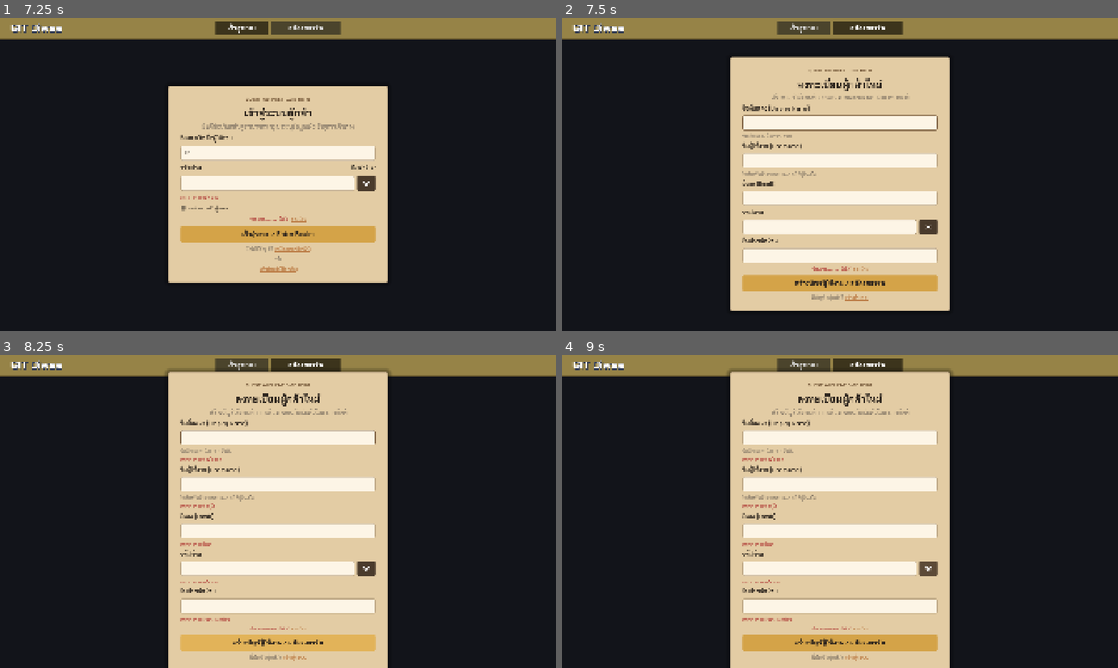
Above: before the commit, frames 1-4 (two rows, left to right).
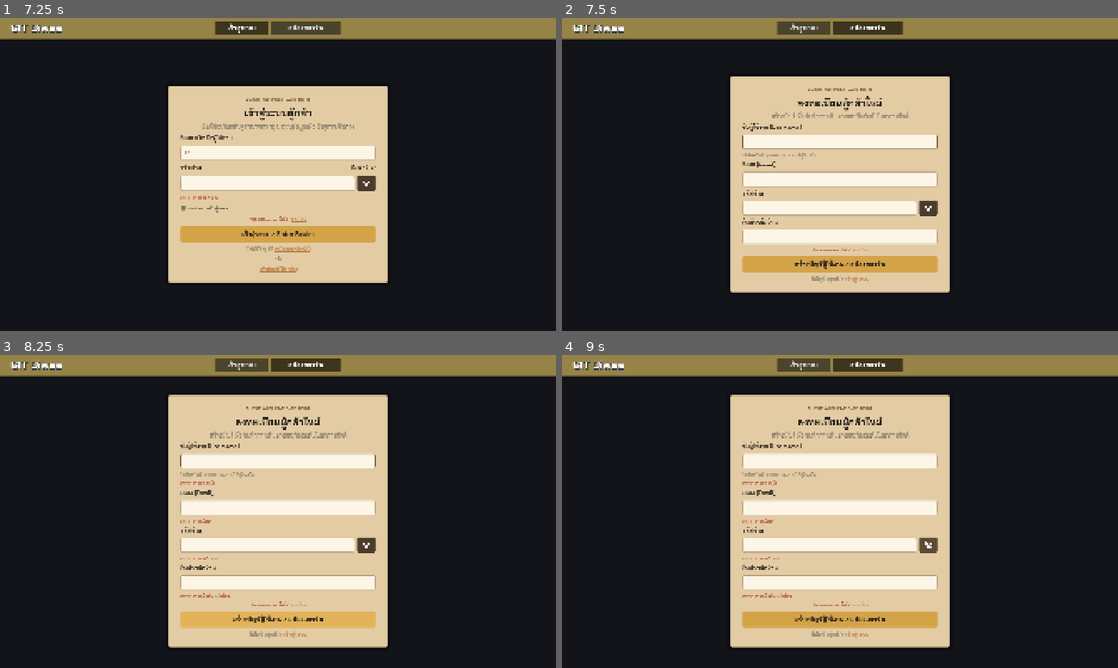
Above: after the commit, the same moments.

Repository: PetchAuisui/Demo-Game-Git-Diwaa
Game: Godot game, scene res://features/auth/auth_view.tscn
Same seed, same stepped clock (60 frames per second), same inputs: the game is played once before the commit and once after it. This scene is started directly instead of the project's main scene.
Inputs (mouse positions are in pixels of both pictures, inside the frame that each line leads up to; where the layout moved, square brackets give the same spot in the first picture):
- Up to frame 1 (7.25 s): click "เลือกปีเกิด" at 0.5 s; click "ยืนยัน" at 1.25 s; click "พ.ศ. 2544 (ค.ศ. 2001)" at 2 s; tap Enter (ui_accept) at 2.75, 3.02, 3.5, 3.77 s; move the mouse to (400, 158) at 2.77 s; hold D 2.78-3.53 s; hold Space 2.78-3.53 s; click (400, 158) at 2.92 s; move the mouse to (166, 190) at 3.52 s; hold Down 3.53-4.25 s; tap Shift at 3.6 s; click (278, 158) at 4.27 s; type "12" at 4.35 s; click (266, 187) at 4.5 s; type "12" at 4.58 s; click "เข้าสู่ระบบ / Enter Realm" at 5 s; click "เข้าสู่ระบบ / Enter Realm" at 5.75 s; click "เข้าสู่ระบบ" at 6.5 s
- Up to frame 2 (7.5 s): click "สมัครสมาชิก" at 7.25 s
- Up to frame 3 (8.25 s): click "สร้างบัญชีผู้ใช้งาน / สมัครสม…" at 8 s
- Up to frame 4 (9 s): click (928, 545) [928, 567] at 8.75 s

Frame 1 is identical in both runs. In frame 2, 22% of the frame differs, in the area x 30-70%, y 12-94%; in frame 3, 25%; in frame 4, 25%, in the area x 29-71%, y 4-100%.

Commit message:
feat(auth): generated player-N display names, rename credits, success popup

Diff:
--- a/game/common/player_session.gd
+++ b/game/common/player_session.gd
@@ -19,6 +19,7 @@
 const START_SCENE := "res://features/start/start_view.tscn"
 const AUTH_SCENE := "res://features/auth/auth_view.tscn"
 # หน้า "บัญชีของฉัน" (ดูชื่อ / เปลี่ยนชื่อ / ออกจากระบบ) ทีมเปิดได้ด้วย change_scene_to_file(ACCOUNT_SCENE)
+# ตอนนี้ชี้ไปที่หน้าทดสอบ ทำหน้าจริงแล้วให้แก้ path นี้ (รายละเอียดอยู่หัวไฟล์ account_view_controller.gd)
 const ACCOUNT_SCENE := "res://features/auth/account_view.tscn"
 
 # ผลของการล็อกอินอัตโนมัติตอนเปิดเกม (restore_saved_session)
@@ -35,6 +36,8 @@
 var last_username := ""
 ## เวลา (unix) ที่เปลี่ยนชื่อที่แสดงได้อีกครั้ง 0 = ยังไม่รู้ ใช้แค่บอกผู้เล่น server เป็นผู้ตัดสินจริง
 var display_name_next_change_unix := 0
+## ตอนนี้เปลี่ยนชื่อได้อีกกี่ครั้ง (-1 = ยังไม่รู้) ใช้แค่บอกผู้เล่น server เป็นผู้ตัดสินจริง
+var display_name_changes_available := -1
 
 
 func _ready() -> void:
@@ -85,6 +88,7 @@
 	_session = session
 	_remembered = remember_me
 	display_name_next_change_unix = 0
+	display_name_changes_available = -1
 	state = State.ONLINE
 	if remember_me:
 		if not SessionStore.save(session):
@@ -111,6 +115,7 @@
 	SessionStore.clear()
 	session_changed.emit()
 	display_name_next_change_unix = 0
+	display_name_changes_available = -1
 	if not token.is_empty():
 		# แจ้ง server เบื้องหลัง ไม่ต้องให้หน้าจอรอ ถ้าเน็ตหลุดก็ไม่เป็นไร ในเครื่องลบไปแล้ว และ token จะหมดอายุเองบน server
 		_logout_on_server.call_deferred(token)
@@ -135,6 +140,27 @@
 	return await _api.set_leaderboard_consent(get_token(), granted, PrivacyPolicy.VERSION)
 
 
+## ถาม server ว่าตอนนี้เปลี่ยนชื่อได้อีกกี่ครั้ง / เมื่อไหร่ (ออนไลน์เท่านั้น) ผลเก็บไว้ที่
+## display_name_changes_available และ display_name_next_change_unix
+func refresh_display_name_status() -> AuthApiResult:
+	if state != State.ONLINE:
+		return AuthApiResult.failure(0, AuthApiResult.NETWORK_UNAVAILABLE)
+	var result := await _api.get_display_name_status(get_token())
+	if result.ok:
+		_apply_display_name_status(result.data)
+	return result
+
+
+## อ่านสถานะจากคำตอบของ server แบบตรวจชนิดก่อนใช้ ค่าแปลกๆ ถือว่า "ยังไม่รู้"
+func _apply_display_name_status(data: Dictionary) -> void:
+	var changes: Variant = data.get("changesAvailable")
+	if changes is int or changes is float:
+		display_name_changes_available = clampi(int(changes), 0, 10)
+	else:
+		display_name_changes_available = -1
+	display_name_next_change_unix = SessionStore.parse_utc_unix(data.get("nextChangeAllowedAt"))
+
+
 ## เปลี่ยนชื่อที่แสดง (ออนไลน์เท่านั้น) server เป็นผู้ตัดสินเรื่องชื่อซ้ำและกฎ 14 วัน
 ## สำเร็จ: อัปเดตชื่อในเครื่อง (และในไฟล์ถ้าจดจำไว้) แล้วส่ง session_changed
 func change_display_name(new_name: String) -> AuthApiResult:
@@ -144,6 +170,7 @@
 
 	if result.code == AuthApiResult.DISPLAY_NAME_CHANGE_COOLDOWN:
 		display_name_next_change_unix = int(Time.get_unix_time_from_system()) + result.retry_after_sec
+		display_name_changes_available = 0
 	if not result.ok:
 		return result
 
@@ -160,7 +187,7 @@
 
 	var session_profile: Dictionary = _session["profile"]
 	session_profile["display_name"] = display_name
-	display_name_next_change_unix = SessionStore.parse_utc_unix(result.data.get("nextChangeAllowedAt"))
+	_apply_display_name_status(result.data)
 	if _remembered and not SessionStore.save(_session):
 		push_warning("PlayerSession: could not save the new display name.")
 	session_changed.emit()
--- a/game/features/auth/account_view_controller.gd
+++ b/game/features/auth/account_view_controller.gd
@@ -1,10 +1,41 @@
 class_name AccountViewController
 extends Control
 ## หน้า "บัญชีของฉัน": ดูชื่อ เปลี่ยนชื่อที่แสดง (ออนไลน์เท่านั้น) และออกจากระบบ
-## ทีมเปิดหน้านี้ได้ด้วย get_tree().change_scene_to_file(PlayerSession.ACCOUNT_SCENE)
+##
+## ⚠️ หน้านี้เป็น "หน้าทดสอบ" (prototype) ไม่ใช่หน้าจริงของเกม
+## ทำไว้ให้ทดสอบระบบบัญชีได้ครบทุกส่วน ก่อนที่ทีมจะทำหน้าจริง:
+##   - เปลี่ยนชื่อที่แสดง (สิทธิ์เริ่มต้น 2 ครั้ง ใช้หมดแล้วได้คืน 1 ครั้งทุก 14 วัน)
+##   - ให้ / ถอนความยินยอมแสดงชื่อบนตารางอันดับ
+##   - เปิดนโยบายความเป็นส่วนตัว และช่องทางติดต่อ
+##   - ออกจากระบบ
+## หน้าตายังไม่ได้ออกแบบให้เข้ากับเกม และยังไม่มีหน้าไหนของเกมพามาที่นี่
+## วิธีเปิดทดสอบ: ล็อกอินแบบติ๊ก "จดจำ" แล้วเปิด account_view.tscn กด F6 (หน้านี้จะล็อกอินอัตโนมัติให้)
+##
+## ถ้าจะทำหน้าจริง: ไม่ต้องคุยกับ server เอง ให้เรียกผ่าน PlayerSession (game/common/player_session.gd) อย่างเดียว
+##   ข้อมูลผู้เล่น        PlayerSession.get_display_name(), get_username(), state, is_online(), is_guest()
+##   สิทธิ์เปลี่ยนชื่อ     await PlayerSession.refresh_display_name_status()
+##                       แล้วอ่าน PlayerSession.display_name_changes_available (-1 = ยังไม่รู้)
+##                       และ PlayerSession.display_name_next_change_unix (เวลาที่ได้สิทธิ์คืน)
+##   เปลี่ยนชื่อ          var result := await PlayerSession.change_display_name(new_name)  แล้วเช็ค result.ok / result.code
+##   ตารางอันดับ          await PlayerSession.get_leaderboard_consent() / await PlayerSession.set_leaderboard_consent(granted)
+##   ออกจากระบบ          PlayerSession.sign_out() แล้ว change_scene_to_file(PlayerSession.AUTH_SCENE)
+##   นโยบาย              PrivacyNotice.open(get_tree())          (game/features/auth/privacy_notice.gd)
+##   อีเมลติดต่อ          PrivacyPolicy.CONTACT_EMAIL             (game/features/auth/privacy_policy.gd)
+##   ตรวจชื่อก่อนส่ง       AuthRules.validate_new_display_name(name) (game/features/auth/auth_rules.gd)
+##   ข้อความ error        ก๊อป _message_for_failure / _message_for_reason ในไฟล์นี้ไปใช้ได้
+##   ฟังการเปลี่ยนแปลง     PlayerSession.session_changed (ส่งออกเมื่อชื่อเปลี่ยน / ล็อกอิน / ออกจากระบบ)
+##   สีและสไตล์           AuthThemeTokens                         (game/features/auth/auth_theme_tokens.gd)
+##
+## กฎที่หน้าจริงต้องรักษาไว้ (เรื่องความปลอดภัยและ PDPA):
+##   - ซ่อนการเปลี่ยนชื่อและตารางอันดับเมื่อ PlayerSession.is_online() เป็น false (ออฟไลน์ / ไม่ล็อกอิน)
+##   - ช่องยินยอมต้องแสดงค่าจริงจาก server ถ้าโหลดไม่สำเร็จห้ามให้กด และถอนได้ง่ายเท่ากับให้ (กดครั้งเดียว)
+##   - ให้ผู้เล่นยืนยันก่อนเปลี่ยนชื่อทุกครั้ง เพราะสิทธิ์มีจำกัด
+##   - ห้ามเอาข้อความดิบจาก server ไปแสดงบนจอ และห้าม print token
+##
+## ทำหน้าจริงเสร็จแล้ว: ลบไฟล์นี้กับ account_view.tscn ได้เลย แล้วแก้ ACCOUNT_SCENE ใน player_session.gd ให้ชี้หน้าใหม่
 ##
 ## ข้อควรรู้: การเช็คในหน้านี้ (กติกาชื่อ, ยืนยันก่อนเปลี่ยน) มีไว้ช่วยผู้เล่นเท่านั้น
-## เรื่องชื่อซ้ำและกฎ 14 วัน server เป็นผู้ตัดสินเสมอ
+## เรื่องชื่อซ้ำ ชื่อสงวน และสิทธิ์เปลี่ยนชื่อ server เป็นผู้ตัดสินเสมอ
 
 const RENAME_COOLDOWN_DAYS := 14
 
@@ -91,6 +122,7 @@
 ## เปิดหน้านี้ตรงๆ (เช่น กด F6) ตอนยังไม่มีผู้เล่น: ลองล็อกอินอัตโนมัติ ไม่ได้ก็กลับหน้าเข้าสู่ระบบ
 func _ensure_player() -> void:
 	if PlayerSession.has_player():
+		await _load_display_name_status()
 		await _load_leaderboard_consent()
 		return
 	if not PlayerSession.has_saved_session():
@@ -103,6 +135,7 @@
 		get_tree().change_scene_to_file(PlayerSession.AUTH_SCENE)
 		return
 	_refresh()
+	await _load_display_name_status()
 	await _load_leaderboard_consent()
 
 
@@ -131,11 +164,14 @@
 
 
 func _update_rename_hint() -> void:
+	var changes := PlayerSession.display_name_changes_available
 	var next_change := PlayerSession.display_name_next_change_unix
-	if next_change > int(Time.get_unix_time_from_system()):
-		_rename_hint.text = "เปลี่ยนชื่อได้อีกครั้ง: %s" % _format_local_datetime(next_change)
+	if changes > 0:
+		_rename_hint.text = "เปลี่ยนได้อีก %d ครั้ง ใช้หมดแล้วได้คืน 1 ครั้งทุก %d วัน" % [changes, RENAME_COOLDOWN_DAYS]
+	elif next_change > int(Time.get_unix_time_from_system()):
+		_rename_hint.text = "ใช้สิทธิ์เปลี่ยนชื่อหมดแล้ว เปลี่ยนได้อีกครั้ง: %s" % _format_local_datetime(next_change)
 	else:
-		_rename_hint.text = "เปลี่ยนได้ 1 ครั้งทุก %d วัน ชื่อเก่าจะว่างให้คนอื่นใช้ได้ทันที" % RENAME_COOLDOWN_DAYS
+		_rename_hint.text = "ใช้สิทธิ์หมดแล้วได้คืน 1 ครั้งทุก %d วัน ชื่อเก่าจะว่างให้คนอื่นใช้ได้ทันที" % RENAME_COOLDOWN_DAYS
 
 
 func _on_rename_pressed() -> void:
@@ -144,7 +180,7 @@
 	_rename_status.visible = false
 
 	var new_name := _rename_input.text.strip_edges()
-	var reason := AuthRules.validate_display_name(new_name)
+	var reason := AuthRules.validate_new_display_name(new_name)
 	if not reason.is_empty():
 		_cancel_confirm()
 		_show_rename_status(_message_for_reason(reason), AuthThemeTokens.ERROR_TEXT)
@@ -157,10 +193,13 @@
 	if not _confirming:
 		_confirming = true
 		_rename_btn.text = "กดอีกครั้งเพื่อยืนยัน"
-		_show_rename_status(
-			"เปลี่ยนเป็น \"%s\" แล้วจะเปลี่ยนอีกไม่ได้ %d วัน" % [new_name, RENAME_COOLDOWN_DAYS],
-			AuthThemeTokens.TEXT_PRIMARY
-		)
+		var warning := "เปลี่ยนเป็น \"%s\" ใช่ไหม" % new_name
+		var changes := PlayerSession.display_name_changes_available
+		if changes == 1:
+			warning += " นี่เป็นสิทธิ์สุดท้าย หลังจากนี้ต้องรอ %d วัน" % RENAME_COOLDOWN_DAYS
+		elif changes > 1:
+			warning += " (จะเหลือสิทธิ์อีก %d ครั้ง)" % (changes - 1)
+		_show_rename_status(warning, AuthThemeTokens.TEXT_PRIMARY)
 		return
 
 	_confirming = false
@@ -189,6 +228,18 @@
 		return
 	PlayerSession.sign_out()
 	get_tree().change_scene_to_file(PlayerSession.AUTH_SCENE)
+
+
+## โหลดสิทธิ์เปลี่ยนชื่อที่เหลือจาก server (ออนไลน์เท่านั้น) มาแสดงก่อนผู้เล่นกดเปลี่ยน
+func _load_display_name_status() -> void:
+	if not PlayerSession.is_online():
+		return
+	_set_busy(true)
+	await PlayerSession.refresh_display_name_status()
+	if not is_inside_tree():
+		return
+	_set_busy(false)
+	_update_rename_hint()
 
 
 ## โหลดสถานะการยินยอมจาก server (ออนไลน์เท่านั้น) แสดงตามค่าจริงบน server เสมอ
@@ -304,6 +355,8 @@
 			return "ชื่อที่แสดงมีตัวอักษรที่ใช้ไม่ได้"
 		AuthRules.TAKEN:
 			return "ชื่อที่แสดงนี้มีผู้ใช้แล้ว กรุณาเลือกชื่ออื่น"
+		AuthRules.RESERVED:
+			return "ชื่อรูปแบบ player-ตัวเลข สงวนไว้ให้ระบบ กรุณาใช้ชื่ออื่น"
 		_:
 			return "ชื่อที่แสดงไม่ถูกต้อง"
 
--- a/game/features/auth/auth_rules.gd
+++ b/game/features/auth/auth_rules.gd
@@ -33,6 +33,10 @@
 const INVALID_FORMAT := "InvalidFormat"
 const MISMATCH := "Mismatch"  # client-only: confirm password
 const TAKEN := "Taken"  # server-only: display name already used by someone else
+const RESERVED := "Reserved"  # player-<ตัวเลข> สงวนไว้ให้ระบบตั้งให้ผู้เล่นใหม่
+
+# ตรงกับ AccountRules.GeneratedDisplayNamePrefix ใน server
+const GENERATED_DISPLAY_NAME_PREFIX := "player-"
 
 static var _username_regex: RegEx
 
@@ -120,6 +124,28 @@
 	return ""
 
 
+## ชื่อรูปแบบ player-<ตัวเลข> สงวนไว้ให้ระบบ (ตรงกับ AccountRules.IsReservedDisplayName ใน server)
+## เช็คแบบง่ายในเกม (ไม่สนตัวพิมพ์เล็กใหญ่) server เช็คละเอียดกว่าอีกชั้น เช่น ตัวอักษรเต็มความกว้าง
+static func is_reserved_display_name(raw: String) -> bool:
+	var lowered := raw.strip_edges().to_lower()
+	var prefix_len := GENERATED_DISPLAY_NAME_PREFIX.length()
+	if not lowered.begins_with(GENERATED_DISPLAY_NAME_PREFIX) or lowered.length() == prefix_len:
+		return false
+	for i in range(prefix_len, lowered.length()):
+		var c := lowered.unicode_at(i)
+		if c < 0x30 or c > 0x39:  # ไม่ใช่ 0-9
+			return false
+	return true
+
+
+## ใช้ตอนผู้เล่นตั้งชื่อเอง (เปลี่ยนชื่อ / ชื่อ guest): กติกาเดียวกับชื่อที่แสดง และห้ามใช้ชื่อสงวน
+static func validate_new_display_name(raw: String) -> String:
+	var reason := validate_display_name(raw)
+	if not reason.is_empty():
+		return reason
+	return RESERVED if is_reserved_display_name(raw) else ""
+
+
 static func validate_display_name(raw: String) -> String:
 	var trimmed := raw.strip_edges()
 	if trimmed.is_empty():
--- a/game/features/auth/auth_view.tscn
+++ b/game/features/auth/auth_view.tscn
@@ -380,35 +380,6 @@
 horizontal_alignment = 1
 autowrap_mode = 2
 
-[node name="DisplayNameLabel" type="Label" parent="CenterArea/Card/MarginContainer/CardVBox/RegisterForm" unique_id=846422119]
-layout_mode = 2
-theme_override_colors/font_color = Color(0.172549, 0.141176, 0.113725, 1)
-theme_override_fonts/font = ExtResource("3_semibold")
-theme_override_font_sizes/font_size = 20
-text = "ชื่อที่แสดง (Display Name)"
-
-[node name="DisplayNameInput" type="LineEdit" parent="CenterArea/Card/MarginContainer/CardVBox/RegisterForm" unique_id=1311044850]
-unique_name_in_owner = true
-custom_minimum_size = Vector2(0, 52)
-layout_mode = 2
-theme_override_fonts/font = ExtResource("4_regular")
-theme_override_font_sizes/font_size = 20
-max_length = 50
-
-[node name="DisplayNameHint" type="Label" parent="CenterArea/Card/MarginContainer/CardVBox/RegisterForm" unique_id=1682029370]
-layout_mode = 2
-theme_override_colors/font_color = Color(0.478431, 0.431373, 0.376471, 1)
-theme_override_fonts/font = ExtResource("4_regular")
-text = "ชื่อนี้จะแสดงในตารางอันดับ"
-
-[node name="DisplayNameError" type="Label" parent="CenterArea/Card/MarginContainer/CardVBox/RegisterForm" unique_id=1798367947]
-unique_name_in_owner = true
-visible = false
-layout_mode = 2
-theme_override_colors/font_color = Color(0.658824, 0.156863, 0.156863, 1)
-theme_override_fonts/font = ExtResource("4_regular")
-theme_override_font_sizes/font_size = 16
-
 [node name="UsernameLabel" type="Label" parent="CenterArea/Card/MarginContainer/CardVBox/RegisterForm" unique_id=1903506840]
 layout_mode = 2
 theme_override_colors/font_color = Color(0.172549, 0.141176, 0.113725, 1)
--- a/game/features/auth/auth_view_controller.gd
+++ b/game/features/auth/auth_view_controller.gd
@@ -45,8 +45,6 @@
 var _go_register_link: LinkButton
 
 # Register Controls
-var _display_name_input: LineEdit
-var _display_name_error: Label
 var _username_input: LineEdit
 var _username_error: Label
 var _email_input: LineEdit
@@ -122,8 +120,6 @@
 	_login_submit_btn = get_node("%LoginSubmitBtn") as Button
 	_go_register_link = get_node("%GoRegisterLink") as LinkButton
 
-	_display_name_input = get_node("%DisplayNameInput") as LineEdit
-	_display_name_error = get_node("%DisplayNameError") as Label
 	_username_input = get_node("%UsernameInput") as LineEdit
 	_username_error = get_node("%UsernameError") as Label
 	_email_input = get_node("%EmailInput") as LineEdit
@@ -228,7 +224,7 @@
 	_clear_passwords()
 	_reset_errors()
 
-	_display_name_input.grab_focus()
+	_username_input.grab_focus()
 
 
 ## หน้าเล่นแบบไม่ล็อกอิน: เติมชื่อที่เคยใช้ไว้ให้
@@ -344,8 +340,6 @@
 	_login_status.visible = false
 	_login_status.text = ""
 
-	_display_name_error.visible = false
-	_display_name_error.text = ""
 	_username_error.visible = false
 	_username_error.text = ""
 	_email_error.visible = false
@@ -367,7 +361,6 @@
 	var inputs: Array[LineEdit] = [
 		_identifier_input,
 		_login_password_input,
-		_display_name_input,
 		_username_input,
 		_email_input,
 		_register_password_input,
@@ -470,7 +463,6 @@
 		return
 	_reset_errors()
 
-	var dn_reason := AuthRules.validate_display_name(_display_name_input.text)
 	var un_reason := AuthRules.validate_username(_username_input.text)
 	var em_reason := AuthRules.validate_email(_email_input.text)
 	var pw_reason := AuthRules.validate_register_password(_register_password_input.text)
@@ -483,12 +475,6 @@
 
 	var first_invalid: LineEdit = null
 
-	if not dn_reason.is_empty():
-		_display_name_error.text = _message_for(AuthRules.FIELD_DISPLAY_NAME, dn_reason)
-		_display_name_error.visible = true
-		if first_invalid == null:
-			first_invalid = _display_name_input
-
 	if not un_reason.is_empty():
 		_username_error.text = _message_for(AuthRules.FIELD_USERNAME, un_reason)
 		_username_error.visible = true
@@ -518,7 +504,6 @@
 		return
 
 	var un_val := _username_input.text.strip_edges()
-	var dn_val := _display_name_input.text.strip_edges()
 	var em_val := _email_input.text.strip_edges()
 	var pw_val := _register_password_input.text
 
@@ -534,7 +519,7 @@
 		return  # ยกเลิก: ข้อมูลในฟอร์มยังอยู่ แก้แล้วกดสมัครใหม่ได้
 
 	_clear_passwords()
-	await _submit_register(un_val, dn_val, em_val, pw_val, choice[1])
+	await _submit_register(un_val, em_val, pw_val, choice[1])
 
 
 func _message_for(field: String, reason: String) -> String:
@@ -573,6 +558,8 @@
 			if field == AuthRules.FIELD_EMAIL:
 				return "รูปแบบอีเมลไม่ถูกต้อง"
 			return "รูปแบบ%sไม่ถูกต้อง" % label
+		AuthRules.RESERVED:
+			return "ชื่อรูปแบบ player-ตัวเลข สงวนไว้ให้ระบบ กรุณาใช้ชื่ออื่น"
 		AuthRules.TAKEN:
 			if field == AuthRules.FIELD_DISPLAY_NAME:
 				return "ชื่อที่แสดงนี้มีผู้ใช้แล้ว กรุณาเลือกชื่ออื่น"
@@ -613,11 +600,11 @@
 			_show_status(_login_status, _message_for_failure(result), false)
 
 
-func _submit_register(username: String, display_name: String, email: String, password: String, leaderboard_opt_in: bool) -> void:
+func _submit_register(username: String, email: String, password: String, leaderboard_opt_in: bool) -> void:
 	_set_busy(true)
 	# ส่งเวอร์ชันนโยบายที่ผู้เล่นเห็น และการยินยอมแสดงชื่อบนตารางอันดับ (ค่าเริ่มต้น = ไม่ยินยอม)
 	var result := await _api.register(
-		username, display_name, email, password,
+		username, "", email, password,  # ชื่อที่แสดงเว้นว่าง: server ตั้งให้เป็น player-<เลข>
 		PrivacyPolicy.VERSION, leaderboard_opt_in
 	)
 	_set_busy(false)
@@ -627,13 +614,16 @@
 		_clear_register_form()
 		_show_login()
 		_identifier_input.text = username
-		_show_status(_login_status, "สมัครสมาชิกสำเร็จ กรุณาเข้าสู่ระบบ", true)
-		_login_password_input.grab_focus()
+		# แจ้งผลด้วยหน้าต่าง ปิดแล้วพร้อมกรอกรหัสผ่านต่อ (ไม่บอกชื่อในเกม ผู้เล่นเห็นเองหลังเข้าสู่ระบบ)
+		var popup := MessagePopup.open(get_tree(), "สมัครสมาชิกสำเร็จ", "เข้าสู่ระบบด้วยชื่อผู้ใช้และรหัสผ่านที่เพิ่งตั้งได้เลย")
+		if popup != null:
+			await popup.closed
+		if is_inside_tree():
+			_login_password_input.grab_focus()
 		return
 
 	if result.code == AuthApiResult.IDENTIFIER_TAKEN or result.code == AuthApiResult.VALIDATION_FAILED:
 		var shown := _apply_field_errors(result.field_errors, {
-			AuthRules.FIELD_DISPLAY_NAME: _display_name_error,
 			AuthRules.FIELD_USERNAME: _username_error,
 			AuthRules.FIELD_EMAIL: _email_error,
 			AuthRules.FIELD_PASSWORD: _register_password_error,
@@ -771,7 +761,7 @@
 		return
 	_guest_name_error.visible = false
 	var display_name := _guest_name_input.text.strip_edges()
-	var reason := AuthRules.validate_display_name(display_name)
+	var reason := AuthRules.validate_new_display_name(display_name)
 	if not reason.is_empty():
 		_guest_name_error.text = _message_for(AuthRules.FIELD_DISPLAY_NAME, reason)
 		_guest_name_error.visible = true
@@ -848,6 +838,5 @@
 
 
 func _clear_register_form() -> void:
-	_display_name_input.text = ""
 	_username_input.text = ""
 	_email_input.text = ""
--- a/game/features/auth/services/auth_api_client.gd
+++ b/game/features/auth/services/auth_api_client.gd
@@ -37,13 +37,15 @@
 func register(username: String, display_name: String, email: String, password: String, policy_version: String = "", leaderboard_opt_in: bool = false) -> AuthApiResult:
 	var body := {
 		"username": username,
-		"displayName": display_name,
 		"email": email,
 		"password": password,
 		"leaderboardOptIn": leaderboard_opt_in,
 	}
 	if not policy_version.is_empty():
 		body["policyVersion"] = policy_version
+	# ไม่ส่งชื่อที่แสดง = ให้ server ตั้งให้ (player-<เลข>)
+	if not display_name.is_empty():
+		body["displayName"] = display_name
 	return await _send(HTTPClient.METHOD_POST, AuthConfig.API_PREFIX + "/register", body, "", AuthConfig.REQUEST_TIMEOUT_SEC)
 
 
@@ -62,6 +64,12 @@
 
 func logout(token: String) -> AuthApiResult:
 	return await _send(HTTPClient.METHOD_POST, AuthConfig.API_PREFIX + "/logout", null, token, AuthConfig.REQUEST_TIMEOUT_SEC)
+
+
+func get_display_name_status(token: String) -> AuthApiResult:
+	if token.is_empty():
+		return AuthApiResult.failure(0, AuthApiResult.INVALID_CREDENTIALS)
+	return await _send(HTTPClient.METHOD_GET, AuthConfig.API_PREFIX + "/me/display-name", null, token, AuthConfig.REQUEST_TIMEOUT_SEC)
 
 
 func change_display_name(token: String, display_name: String) -> AuthApiResult:
